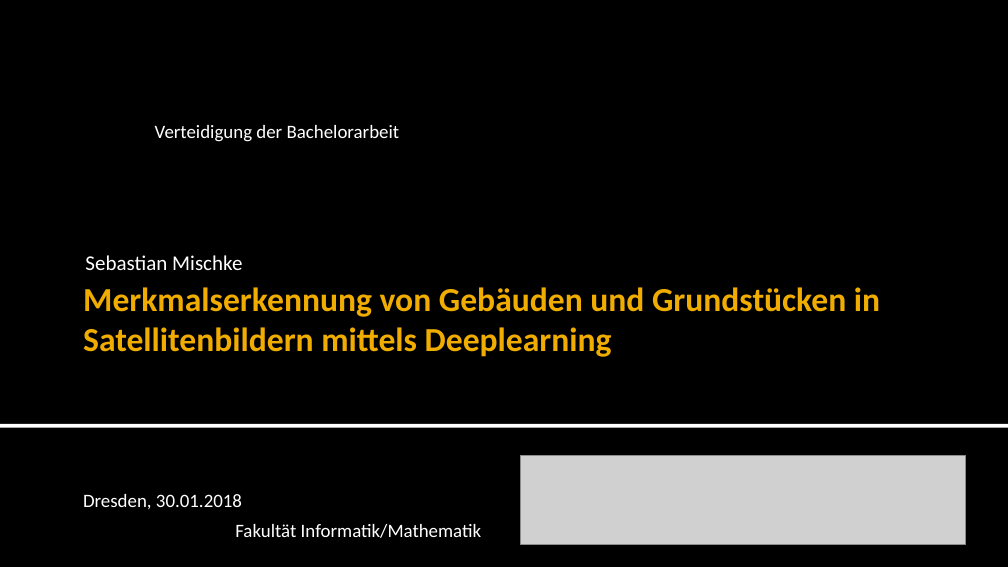
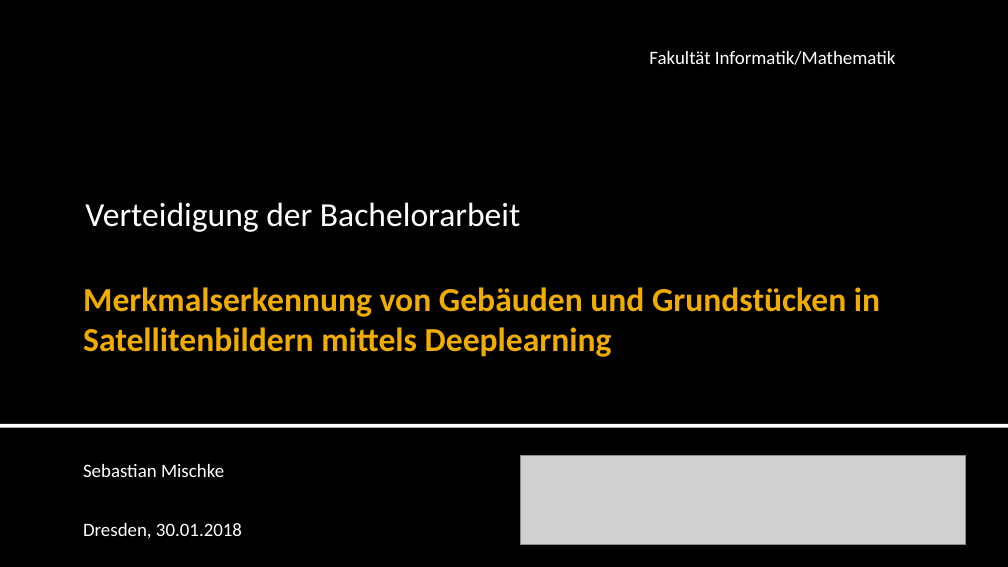
Before and after one commit to Saritus/bachelor-thesis, a slide deck: slide 1 of docs/verteidigung/Verteidigung.pptx. Drawn at 1008x567 pixels with LibreOffice and Linux fonts; fonts in the diff are those of the drawing; grey boxes stand for pictures. Boxes give left, top, right and bottom in pixels: in the first picture for what was removed or moved away, otherwise in the second. Text is boxed around its words. In the diff, an @@ line names an element or a change of style, - is before the commit and + after.

Commit message:
New save

```diff
--- a/docs/verteidigung/Verteidigung.pptx
+++ b/docs/verteidigung/Verteidigung.pptx
@@ text "Fakultät Informatik/Mathematik": place and size @@
-text "Fakultät Informatik/Mathematik" at bbox=[235, 524, 482, 538]
+text "Fakultät Informatik/Mathematik" at bbox=[649, 51, 896, 65]
@@ text removed at bbox=[155, 125, 400, 142] @@
-Verteidigung der Bachelorarbeit
@@ subtitle "Verteidigung der Bachelorarbeit" at bbox=[85, 202, 520, 232]: vertical alignment bottom to middle @@
@@ subtitle at bbox=[85, 202, 520, 232]: text changed; size 20 to 32 pt @@
-Sebastian Mischke
+Verteidigung der Bachelorarbeit
@@ text added at bbox=[83, 464, 224, 477], 18 pt, text #FFFFFF @@
+Sebastian Mischke
@@ text "Dresden, 30.01.2018": place and size @@
-text "Dresden, 30.01.2018" at bbox=[83, 494, 242, 510]
+text "Dresden, 30.01.2018" at bbox=[83, 523, 242, 539]
```
